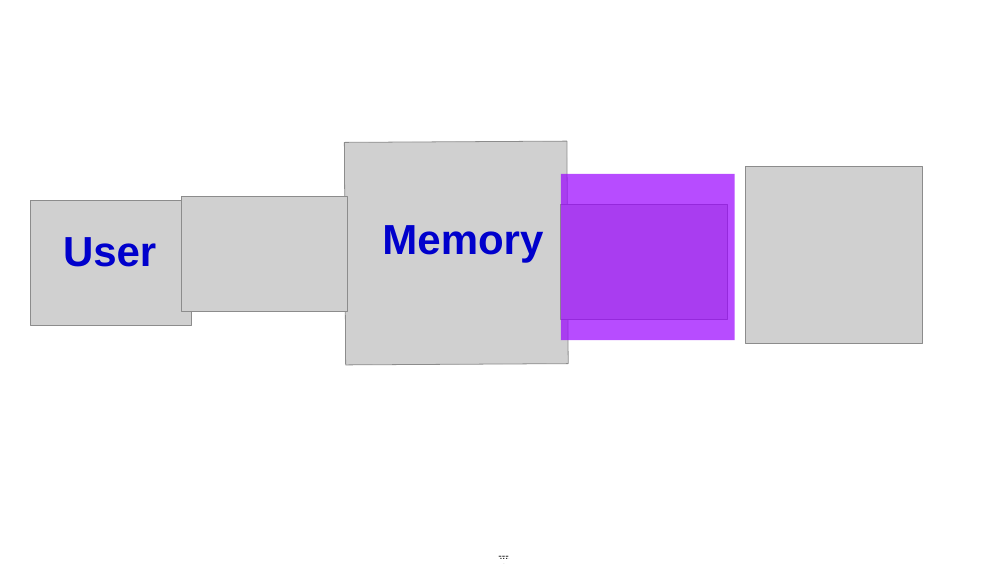
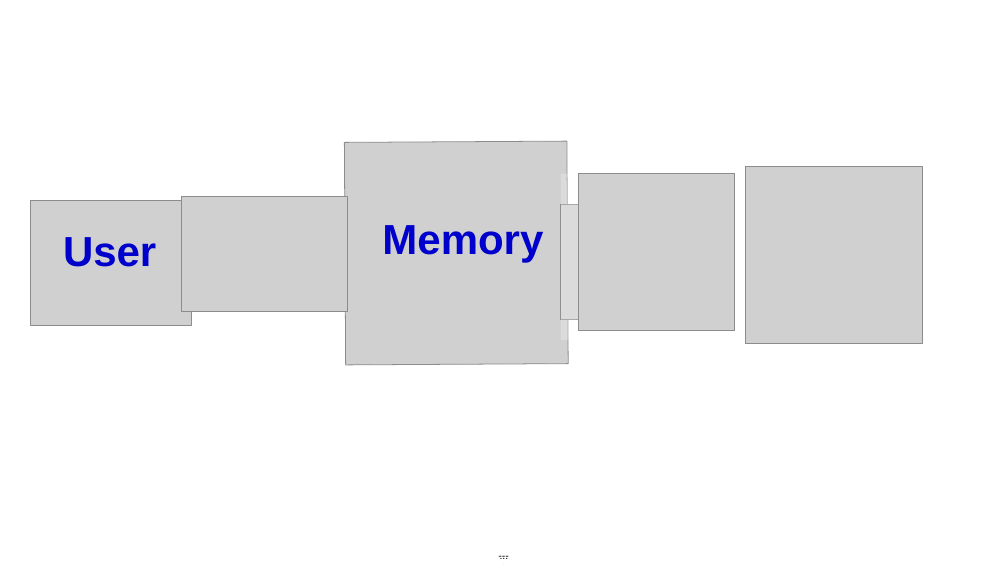
Before and after one commit to mlerman/WIN10LAP, a slide deck: slide 15 of Perso/Netmory_diagram_memory_center/Fri05182018-16342267.odp (slide 12 before the commit). Drawn at 1008x567 pixels with LibreOffice and Linux fonts; fonts in the diff are those of the drawing; grey boxes stand for pictures. Boxes give left, top, right and bottom in pixels: in the first picture for what was removed or moved away, otherwise in the second. Text is boxed around its words. In the diff, an @@ line names an element or a change of style, - is before the commit and + after.

```diff
--- a/Perso/Netmory_diagram_memory_center/Fri05182018-16342267.odp
+++ b/Perso/Netmory_diagram_memory_center/Fri05182018-16342267.odp
@@ rectangle at (561,174,735,340): fill #9900FF at 70% opacity to #FFFFFF at 25% opacity @@
@@ picture added at (578,174,735,330) @@
```
Also in this commit, not shown: 12 other slides changed, 4 slides added, 1 other file.
